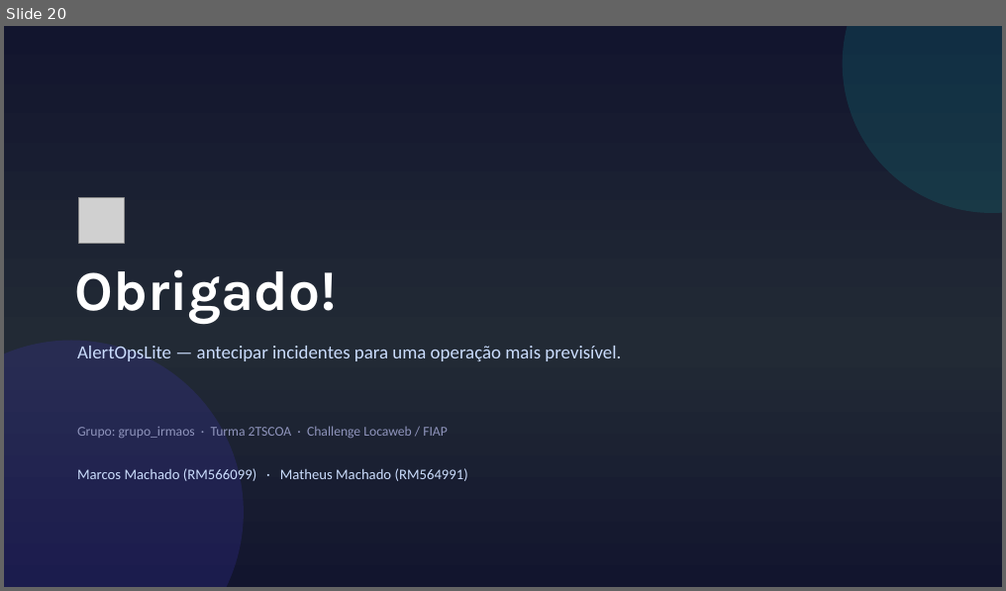
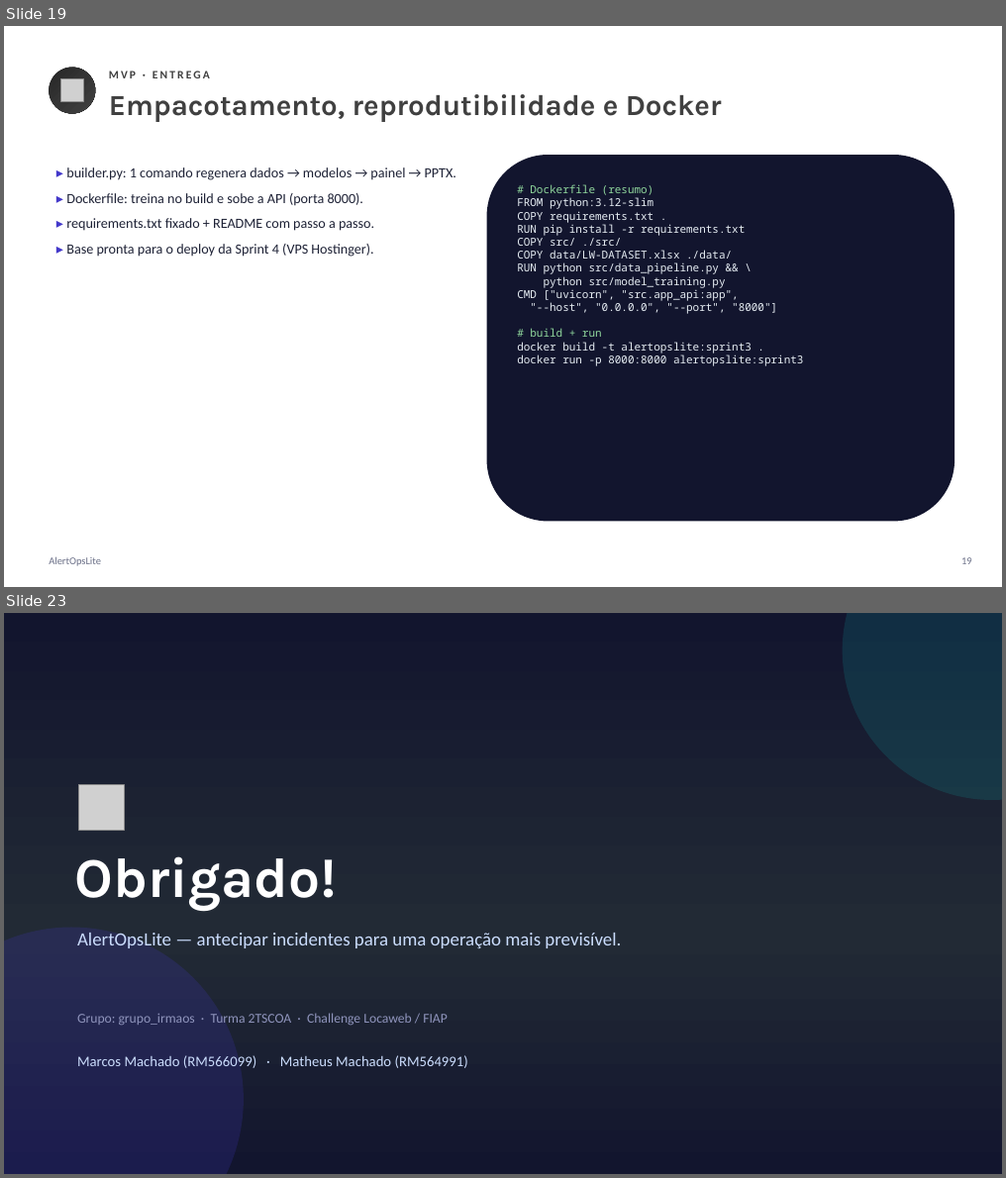
Before and after one commit to matmachado-hub/AlertOpsLite, a slide deck: EC_Sprint_3_2TSCOA_Evidencias_Construcao_AlertOpsLite_GrupoIrmaos.pptx. Shown one above the other, each under a label of ours: slide 20 before the commit, slides 19 and 23 after it; the slides between them are not shown. The pictures are 1006x591 and 1006x1178 pixels, drawn with LibreOffice and Linux fonts; fonts in the diff are those of the drawing; grey boxes stand for pictures. Boxes give left, top, right and bottom in pixels: in the first picture for what was removed or moved away, otherwise in the second. Text is boxed around its words. In the diff, an @@ line names an element or a change of style, - is before the commit and + after.

```diff
--- a/EC_Sprint_3_2TSCOA_Evidencias_Construcao_AlertOpsLite_GrupoIrmaos.pptx
+++ b/EC_Sprint_3_2TSCOA_Evidencias_Construcao_AlertOpsLite_GrupoIrmaos.pptx
@@ slide 19 added at box(4, 26, 1002, 587), background #FFFFFF @@
@@ ellipse added at box(49, 68, 95, 113), fill gradient #262626 to #363636 to #404040 @@
@@ picture added at box(60, 79, 83, 101) @@
@@ text added at box(109, 71, 210, 78), 11 pt, text #404040, bold @@
+MVP · ENTREGA
@@ text added at box(109, 94, 722, 122), 28 pt, text #404040, bold @@
+Empacotamento, reprodutibilidade e Docker
@@ text added at box(66, 168, 456, 257), 13.5 pt, text #1E2236 @@
+▸ builder.py: 1 comando regenera dados → modelos → painel → PPTX.
+▸ Dockerfile: treina no build e sobe a API (porta 8000).
+▸ requirements.txt fixado + README com passo a passo.
+▸ Base pronta para o deploy da Sprint 4 (VPS Hostinger).
@@ rounded rectangle added at box(487, 155, 954, 522), fill #12152E, 10.5 pt, text #E6EDF3 @@
+# Dockerfile (resumo)
+FROM python:3.12-slim
+COPY requirements.txt .
+RUN pip install -r requirements.txt
+COPY src/ ./src/
+COPY data/LW-DATASET.xlsx ./data/
+RUN python src/data_pipeline.py && \
+python src/model_training.py
+CMD ["uvicorn", "src.app_api:app",
+"--host", "0.0.0.0", "--port", "8000"]
+# build + run
+docker build -t alertopslite:sprint3 .
+docker run -p 8000:8000 alertopslite:sprint3
@@ text added at box(49, 558, 101, 567), 10 pt, text #6B7088 @@
+AlertOpsLite
@@ text added at box(961, 558, 972, 565), 10 pt, text #6B7088 @@
+19
@@ what was slide 20 is now slide 23 @@
```
Also in this commit, not shown: 6 slides changed, 2 other slides added, 7 other files.
